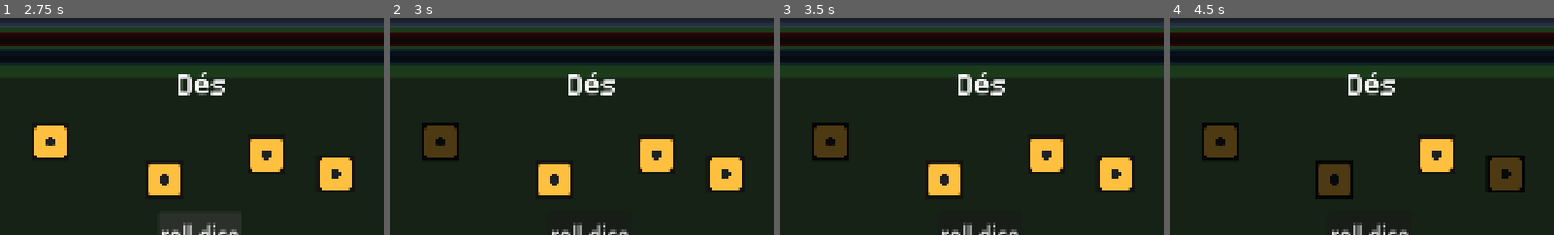
Above: before the commit, frames 1-4 (left to right).
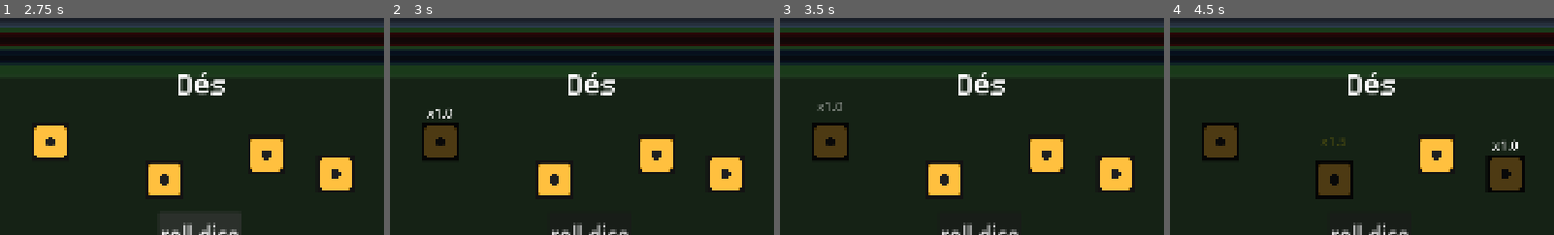
Above: after the commit, the same moments.

Repository: logan-capoen/dice-and-daggers
Game: Godot game, scene res://scenes/plateau.tscn
Two runs of this game, one before a commit and one after it. Both use one fixed random seed, a clock stepped at 60 frames per second and the inputs below.
Inputs (mouse positions are % of the whole screen's width and height, from its top left):
- Up to frame 1 (2.75 s): click "roll dice" at 0.5 s; click "roll dice" at 1.25 s; click "roll dice" at 2 s
- Up to frame 2 (3 s): tap Enter at 2.75 s; move the mouse to (31, 72) at 2.77 s; click (31, 72) at 2.92 s
- Up to frame 3 (3.5 s): no input
- Up to frame 4 (4.5 s): move the mouse to (46, 81) at 3.52 s; click (46, 81) at 3.67 s; tap Space at 4.25 s; move the mouse to (68, 80) at 4.27 s; click (68, 80) at 4.42 s
The pictures show only the part of the screen within x 24-74%, y 44-94%; the shares and areas given below are measured in that part.

Frame 1 is identical in both runs. In frame 2, 0.1% of the frame differs, in the area x 9-17%, y 41-47%; in frame 3, 0.1%; in frame 4, 0.2%, in the area x 39-91%, y 54-62%.

Commit message:
feat: added combo

Diff:
--- a/dice-and-daggers/scenes/de.tscn
+++ b/dice-and-daggers/scenes/de.tscn
@@ -31,3 +31,16 @@
 position = Vector2(7.152556e-06, 7.152556e-06)
 scale = Vector2(0.9999998, 0.9999998)
 shape = SubResource("RectangleShape2D_i6jiw")
+
+[node name="ComboLabel" type="Label" parent="." unique_id=521102478]
+anchors_preset = 10
+anchor_right = 1.0
+offset_left = -42.499996
+offset_top = -116.24999
+offset_right = 38.500004
+offset_bottom = -59.249992
+grow_horizontal = 2
+theme_override_font_sizes/font_size = 41
+text = "x1.5"
+horizontal_alignment = 1
+vertical_alignment = 1
--- a/dice-and-daggers/scenes/plateau.tscn
+++ b/dice-and-daggers/scenes/plateau.tscn
@@ -7,9 +7,7 @@
 [ext_resource type="PackedScene" uid="uid://cmuop2jp1lij5" path="res://scenes/de.tscn" id="4_dau7h"]
 [ext_resource type="Script" uid="uid://biexvjqihl3e8" path="res://script/var_poisson.gd" id="5_cwt75"]
 [ext_resource type="Script" uid="uid://c4n4fme8m7m65" path="res://script/var_degat.gd" id="5_dau7h"]
-[ext_resource type="PackedScene" uid="uid://djtyce5wi7orx" path="res://scenes/player.tscn" id="8_cbkn7"]
-[ext_resource type="Script" uid="uid://45svfhl5exfr" path="res://script/character_body_2d.gd" id="9_w3swp"]
-[ext_resource type="AudioStream" uid="uid://c0dyry4ltxfa1" path="res://Lenten Dice.mp3" id="10_55tth"]
+[ext_resource type="Script" uid="uid://dv0aodqq6oinp" path="res://script/character_body_2d.gd" id="9_w3swp"]
 
 [sub_resource type="Theme" id="Theme_dbfg1"]
 
@@ -190,7 +188,7 @@
 theme_override_font_sizes/font_size = 45
 text = "roll dice"
 
-[node name="Player" parent="." unique_id=1020096503 instance=ExtResource("8_cbkn7")]
+[node name="Player" parent="." unique_id=1020096503]
 position = Vector2(58, 270)
 script = ExtResource("9_w3swp")
 
@@ -216,7 +214,6 @@
 
 [node name="AudioStreamPlayer2D" type="AudioStreamPlayer2D" parent="." unique_id=1430666417]
 position = Vector2(58, 168)
-stream = ExtResource("10_55tth")
 autoplay = true
 
 [connection signal="pressed" from="Button" to="." method="_on_button_pressed"]
--- a/dice-and-daggers/script/dé.gd
+++ b/dice-and-daggers/script/dé.gd
@@ -9,21 +9,24 @@
 @export var face_6: Texture2D
 
 @onready var sprite = $Sprite2D
+var pos_initiale_label : Vector2
 var est_utilise = false
-var valeur_finale = 0 # On stockera le résultat ici
+var valeur_finale = 0
+
+func _ready():
+	if has_node("ComboLabel"):
+		pos_initiale_label = $ComboLabel.position
+		$ComboLabel.hide()
 
 func lancer_animation():
-	# PHASE DE ROULEMENT
+	if has_node("ComboLabel"): $ComboLabel.hide()
 	for i in range(10):
-		var faux_res = randi_range(1, 6)
-		_appliquer_texture(faux_res)
+		_appliquer_texture(randi_range(1, 6))
 		await get_tree().create_timer(0.1).timeout
 
-	# RÉSULTAT FINAL
 	valeur_finale = randi_range(1, 6)
 	_appliquer_texture(valeur_finale)
 
-# Petite fonction interne pour éviter de répéter le match
 func _appliquer_texture(num):
 	match num:
 		1: sprite.texture = face_1
@@ -33,25 +36,44 @@
 		5: sprite.texture = face_5
 		6: sprite.texture = face_6
 
-func _mouse_enter():
-	# Si le dé est déjà utilisé, on ne fait RIEN (il reste gris)
-	if est_utilise:
-		return
-	sprite.self_modulate = Color(2, 2, 0) # Jaune brillant
-
-func _mouse_exit():
-	if est_utilise:
-		return
-	sprite.self_modulate = Color(1, 1, 1) # Retour au blanc
-
-# 2. GESTION DU CLIC
 func _input_event(_viewport, event, _shape_idx):
 	if event is InputEventMouseButton and event.button_index == MOUSE_BUTTON_LEFT and event.pressed:
 		if not est_utilise:
-			valider_utilisation()
+			appliquer_effet_face()
 
-func valider_utilisation():
+func appliquer_effet_face():
 	est_utilise = true
-	# On le grise DEFINITIVEMENT pour ce tour
 	sprite.self_modulate = Color(0.3, 0.3, 0.3)
-	print("Dé bloqué avec la valeur : ", valeur_finale)
+
+	# On récupère le nom du fichier (ex: "epee" pour "epee.png")
+	var nom_img = sprite.texture.resource_path.get_file().get_basename()
+
+	# On envoie le dé ET le nom au plateau
+	get_parent().gerer_clic_de(self, nom_img)
+
+	# Actions locales (Optionnel si tu gères tout dans le plateau)
+	match nom_img:
+		"epee": print("Attaque !")
+		"soin": print("Soin !")
+
+func afficher_texte_combo(multiplicateur):
+	if has_node("ComboLabel"):
+		var label = $ComboLabel
+		var tween = create_tween()
+
+		label.position = pos_initiale_label
+		label.modulate.a = 1.0
+		label.text = "x" + str(multiplicateur)
+		label.self_modulate = Color.GOLD if multiplicateur > 1.0 else Color.WHITE
+		label.show()
+
+		tween.tween_interval(0.5)
+		tween.parallel().tween_property(label, "position:y", pos_initiale_label.y - 40, 1.0)
+		tween.parallel().tween_property(label, "modulate:a", 0.0, 1.0)
+		tween.tween_callback(label.hide)
+
+# --- Gestion du survol ---
+func _mouse_enter():
+	if not est_utilise: sprite.self_modulate = Color(2, 2, 0)
+func _mouse_exit():
+	if not est_utilise: sprite.self_modulate = Color(1, 1, 1)
--- a/dice-and-daggers/script/main.gd
+++ b/dice-and-daggers/script/main.gd
@@ -1,24 +1,47 @@
 extends Node2D
 
+var dernier_nom : String = ""
+var combo_actuel : int = 0
+var multiplicateurs = [1.0, 1.5, 2.0, 4.0, 8.0, 16.0, 32.0]
+
+func gerer_clic_de(de_clique: Area2D, nom_image: String):
+	# LOGIQUE DU COMBO
+	if nom_image == dernier_nom:
+		combo_actuel += 1
+	else:
+		combo_actuel = 0
+
+	combo_actuel = min(combo_actuel, multiplicateurs.size() - 1)
+	dernier_nom = nom_image # On retient le nom pour le prochain clic
+
+	var m = multiplicateurs[combo_actuel]
+
+	# On demande au dé d'afficher le multiplicateur calculé
+	de_clique.afficher_texte_combo(m)
+
+	# On applique l'effet global (dégâts, etc.)
+	appliquer_effet_global(nom_image, m)
+
+func appliquer_effet_global(nom, multi):
+	match nom:
+		"epee": print("Dégâts totaux : ", 10 * multi)
+		"soin": print("Soin total : ", 5 * multi)
+
 func _on_button_pressed():
-	# 1. On récupère tous les dés du groupe
+	# RESET DU TOUR
+	dernier_nom = ""
+	combo_actuel = 0
+
 	var tous_les_des = get_tree().get_nodes_in_group("dés")
 
-	# 2. VÉRIFICATION : Est-ce qu'ils sont tous utilisés ?
+	# Vérification si tous utilisés
 	for de in tous_les_des:
-		if de.est_utilise == false:
-			print("Action impossible : tu dois utiliser tous les dés !")
-			# Optionnel : faire trembler le bouton ou changer sa couleur ici
-			return # IMPORTANT : On sort de la fonction, le reste du code n'est pas lu
+		if not de.est_utilise:
+			print("Utilise tous les dés d'abord !")
+			return
 
-	# 3. RÉINITIALISATION ET RELANCE
-	# Si on arrive ici, c'est que la boucle du dessus n'a pas trouvé de dé "non utilisé"
-	print("Bravo ! Tous les dés étaient utilisés. Relance en cours...")
-
+	# Relance
 	for de in tous_les_des:
-		de.est_utilise = false            # On déverrouille le dé
-		de.sprite.self_modulate = Color(1, 1, 1) # On lui redonne sa couleur normale (blanc)
-		de.lancer_animation()             # On lance le nouveau roulement
-
-	# On attend la fin de l'anim avant de redonner la main
-	await get_tree().create_timer(1.1).timeout
+		de.est_utilise = false
+		de.sprite.self_modulate = Color(1, 1, 1)
+		de.lancer_animation()
Not shown, added: dice-and-daggers/assets/background/BatCave.png.import
Not shown, added: dice-and-daggers/scenes/boss/BossBase.gd.uid
Not shown, added: dice-and-daggers/script/character_body_2d.gd.uid
